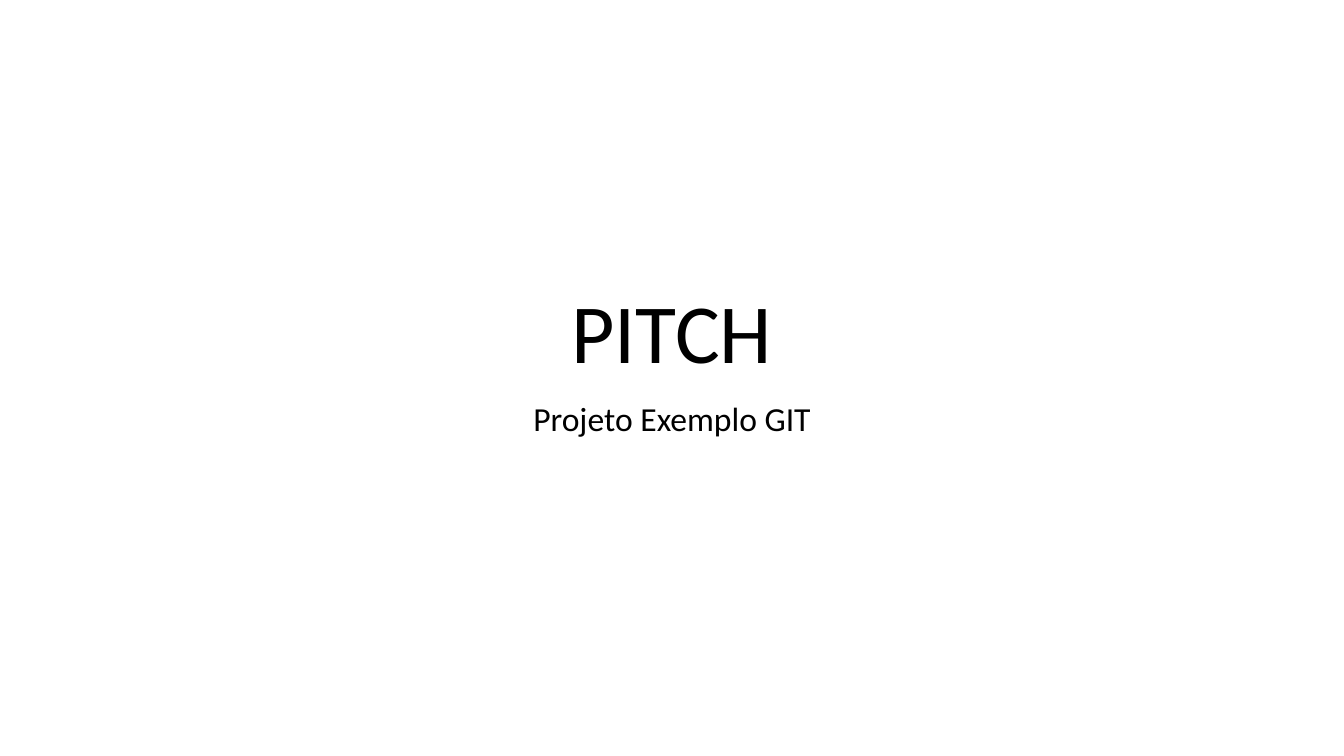
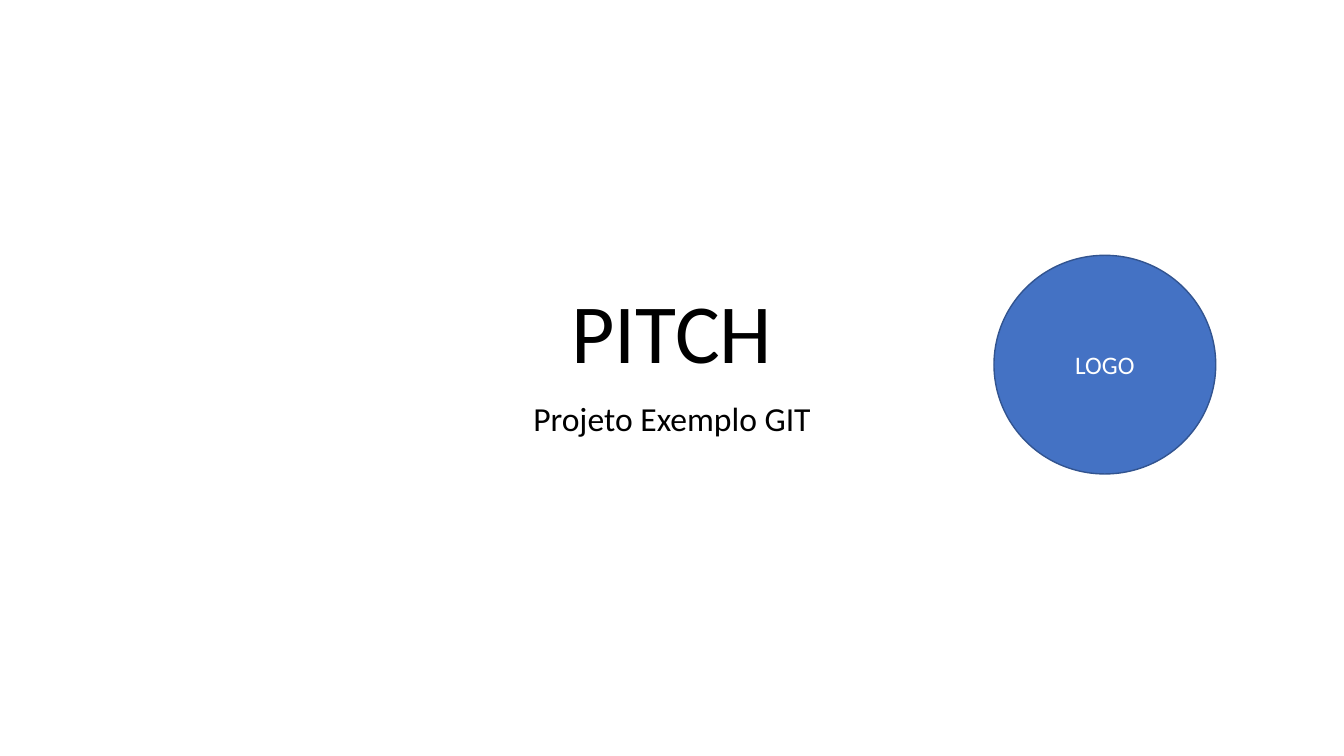
Before and after one commit to Mon7Mon7/3SIT-ExemploGIT-2024, a slide deck: slide 1 of PastaDocumentos/PITCH.pptx. Drawn at 1344x756 pixels with LibreOffice and Linux fonts; fonts in the diff are those of the drawing. Boxes give left, top, right and bottom in pixels: in the first picture for what was removed or moved away, otherwise in the second. Text is boxed around its words. In the diff, an @@ line names an element or a change of style, - is before the commit and + after.

Commit message:
2a versão do PITCH com LOGO adicionado

```diff
--- a/PastaDocumentos/PITCH.pptx
+++ b/PastaDocumentos/PITCH.pptx
@@ ellipse added at [994,255,1216,474], fill #4472C4, outline #325491 1 pt, 18 pt, text #FFFFFF @@
+LOGO
```
